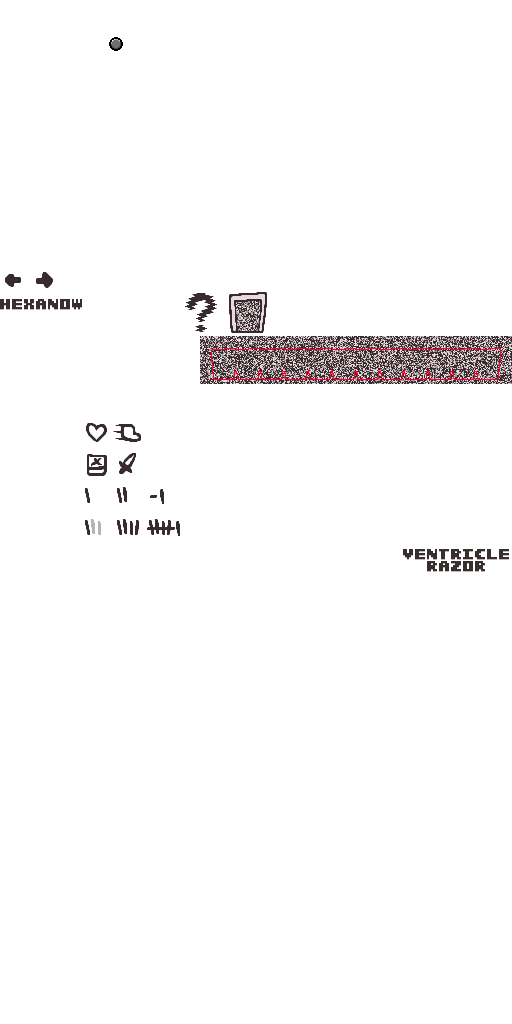
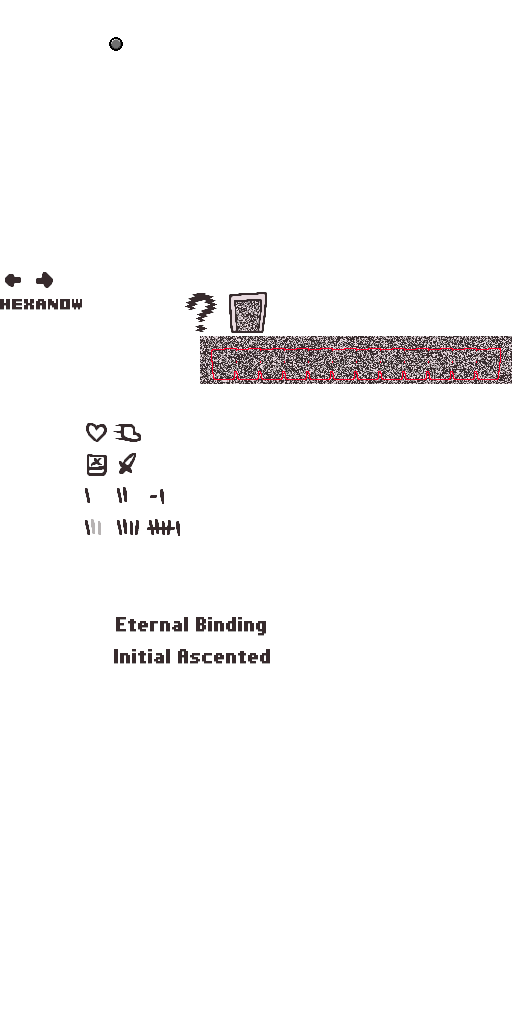
Two versions of the same layered image (512 x 1024). Layer-by-layer changes:
added layer "InitAscented" in group "组 1" over [114, 649, 270, 664]
added layer "EBinding" in group "组 1" over [116, 617, 266, 636]
renamed "Main" to "b", hid it, moved it above "Ventricle razor", painted on it over [0, 299, 509, 664]
hid "Ventricle razor" over [403, 549, 509, 572]
moved "HEXANOW" above "FastForward", painted on it over [0, 299, 82, 310]
renamed "Heart" to "Main", painted on it over [5, 299, 82, 310]
